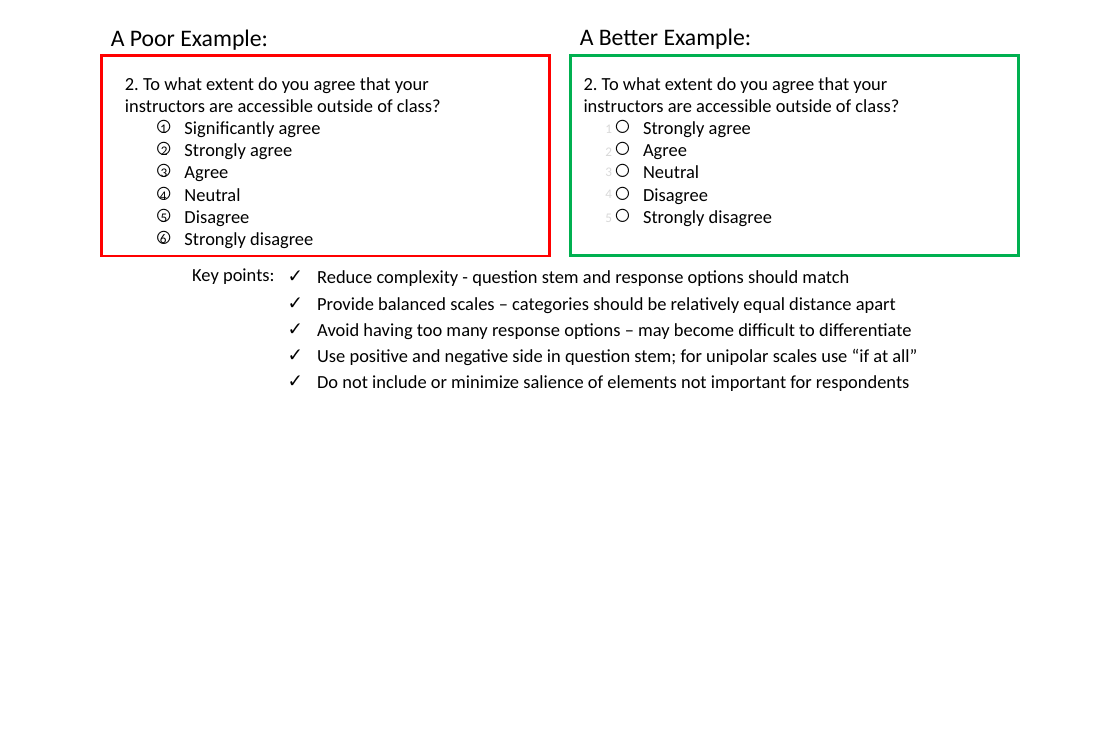
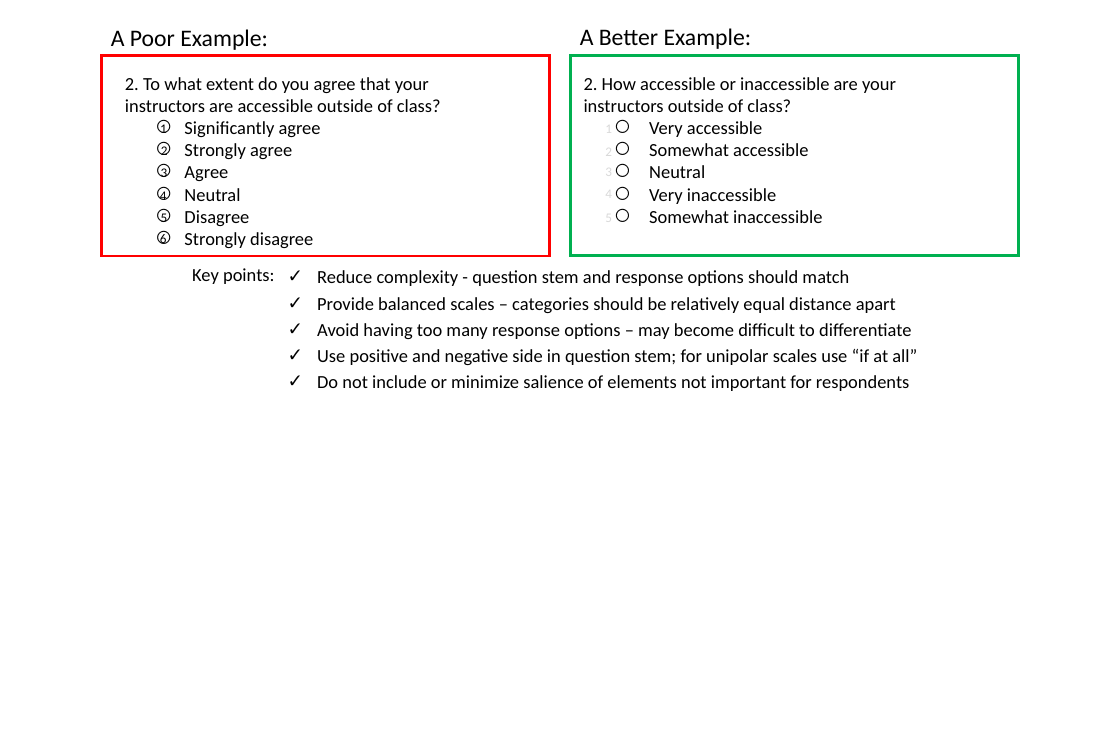
Before and after one commit to kpuka/SIMAH, a slide deck: slide 2 of images/posts/survey_design/survey design.pptx. Drawn at 1120x747 pixels with LibreOffice and Linux fonts; fonts in the diff are those of the drawing. Boxes give left, top, right and bottom in pixels: in the first picture for what was removed or moved away, otherwise in the second. Text is boxed around its words. In the diff, an @@ line names an element or a change of style, - is before the commit and + after.

```diff
--- a/images/posts/survey_design/survey design.pptx
+++ b/images/posts/survey_design/survey design.pptx
@@ text at <box>584,77,896,156</box>: text changed @@
-2. To what extent do you agree that your
-instructors are accessible outside of class?
-⃝ Strongly agree
-⃝ Agree
+2. How accessible or inaccessible are your instructors outside of class?
+⃝ Very accessible
+⃝ Somewhat accessible
@@ text at <box>649,165,705,178</box>: indent changed @@
@@ text at <box>649,188,822,223</box>: text changed @@
-⃝ Disagree
-⃝ Strongly disagree
+⃝ Very inaccessible
+⃝ Somewhat inaccessible
```
Also in this commit, not shown: 1 other file.
